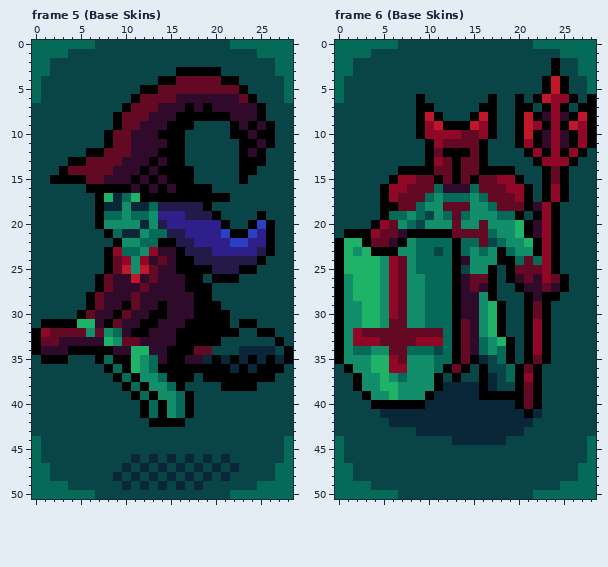
File history of a pixel-art file, Succubus/Sprites/Characters.aseprite. This is how it looked before the edit.
29x51 pixels, 51 frames. Shown: frame 5 (Base Skins), frame 6 (Base Skins). The commit also changed other frames, which this record leaves out.
After the commit:
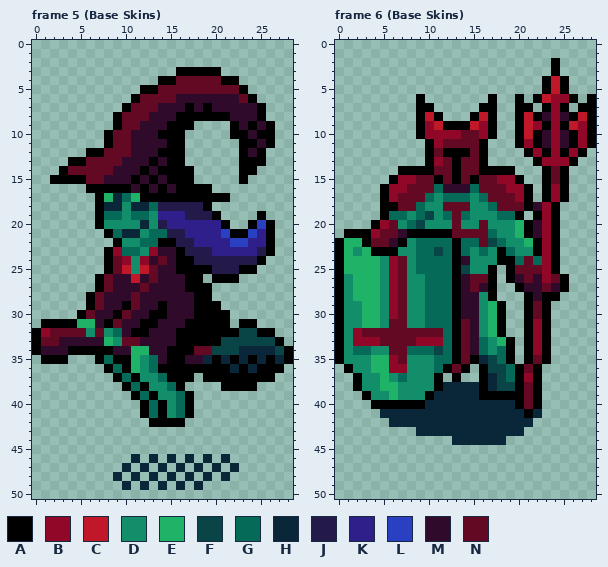
Palette (. is transparent): A #000000  B #910728  C #c01828  D #138e6a  E #1fb367  F #094446  G #056a57  H #0a2639  J #241a49  K #2f1f8b  L #2940c3  M #300a2b  N #640924
The exact change:
layer "Background" now hidden
Changed rows in their new state; - is an unchanged pixel.
Frame 5 (Base Skins):
first column x 0:
 0 .............................
 1 .............................
 2 .............................
 3 ................-----........
 4 ..............---------......
 5 ............------------.....
 6 ...........--------------....
 7 ..........----------------...
 8 .........-----------------...
 9 .........---------....-----..
10 ........---------.....-----..
11 ........---------......----..
12 ......-----------......---...
13 ....-------------......---...
14 ...---------------.....--....
15 ..----------------.....-.....
16 ......--------------.........
17 .......---------------.......
18 .......-------------.........
19 .......--------------....-...
20 .......---------------..---..
21 ........-------------------..
22 .........------------------..
23 ........-------------------..
24 ........------------------...
25 ........-----------------....
26 .......------------.---......
27 .......-------------.........
28 ......--------------.........
29 ......---------------........
30 .....-----------------.......
31 .---------------------.--....
32 ---------------------------..
33 ----------------------------.
35 .---...----------------------
36 ........--------------------.
37 .........---------.--------..
38 ..........-------....----....
39 ...........-------...........
40 ............------...........
41 ............------...........
42 .............----............
43 .............................
44 .............................
45 .............................
46 ...........-.-.-.-.-.-.......
47 ..........-.-.-.-.-.-.-......
48 .........-.-.-.-.-.-.-.......
49 ..........-.-.-.-.-..........
50 .............................
Frame 6 (Base Skins):
first column x 0:
 0 .............................
 1 .............................
 2 ........................-....
 3 ........................-....
 4 .......................---...
 5 .......................---...
 6 .........-.......-..-.-----.-
 7 .........--.....--..--.---.--
 8 .........---...---..---------
 9 .........---------..---------
10 .........---------..---------
11 ..........-------...---------
12 ..........-------....-------.
13 ..........-------.....-----..
14 .......-------------...---...
15 ......---------------..---...
16 .....-----------------.---...
17 .....-----------------.---...
18 .....--------------------....
19 .....----------------.---....
20 ....---------------------....
21 .------------------------....
22 -------------------------....
23 -------------------------....
24 -------------------------....
25 ------------------.------....
26 ------------------.-------...
27 ------------------..------...
28 ------------------...----....
29 -------------------..---.....
30 -------------------..---.....
31 -------------------..---.....
32 -------------------..---.....
33 --------------------.---.....
34 --------------------.---.....
35 --------------------.---.....
36 .--------------.-------......
37 ..----------.-..-------......
38 ..---------------------......
39 ...--------------------......
40 ....-------------------......
41 .....------------------......
42 ......----------------.......
43 .........------------........
44 .............------..........
45 .............................
46 .............................
47 .............................
48 .............................
49 .............................
50 .............................
Boxes around the changes in both pictures, in picture pixels (x1, y1, x2, y2):
erased: (32, 40, 293, 499)
erased: (335, 40, 596, 499)
